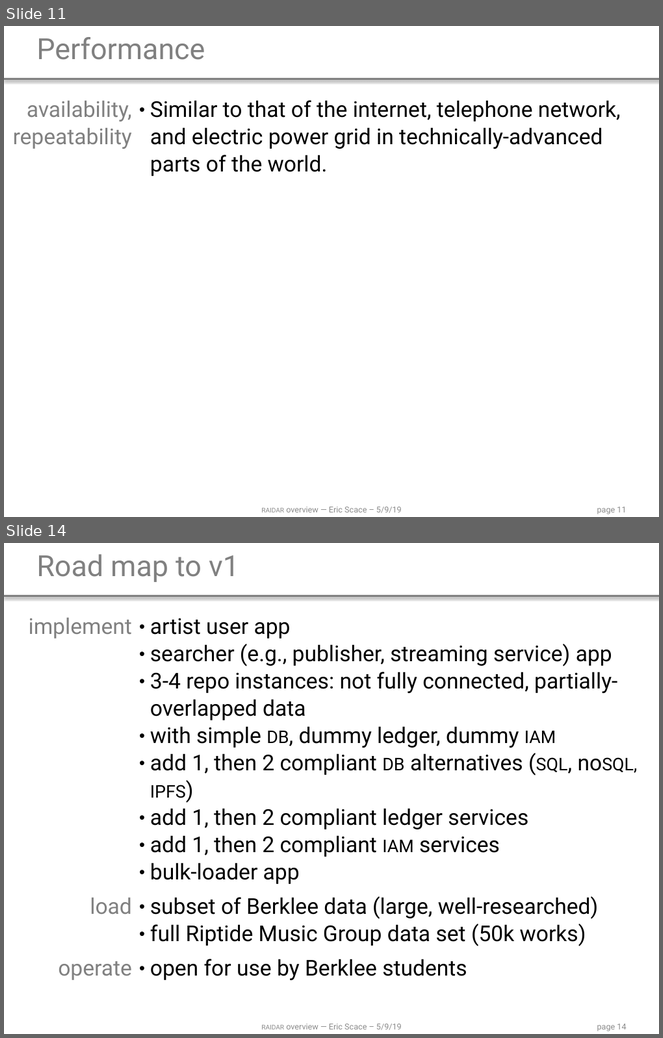
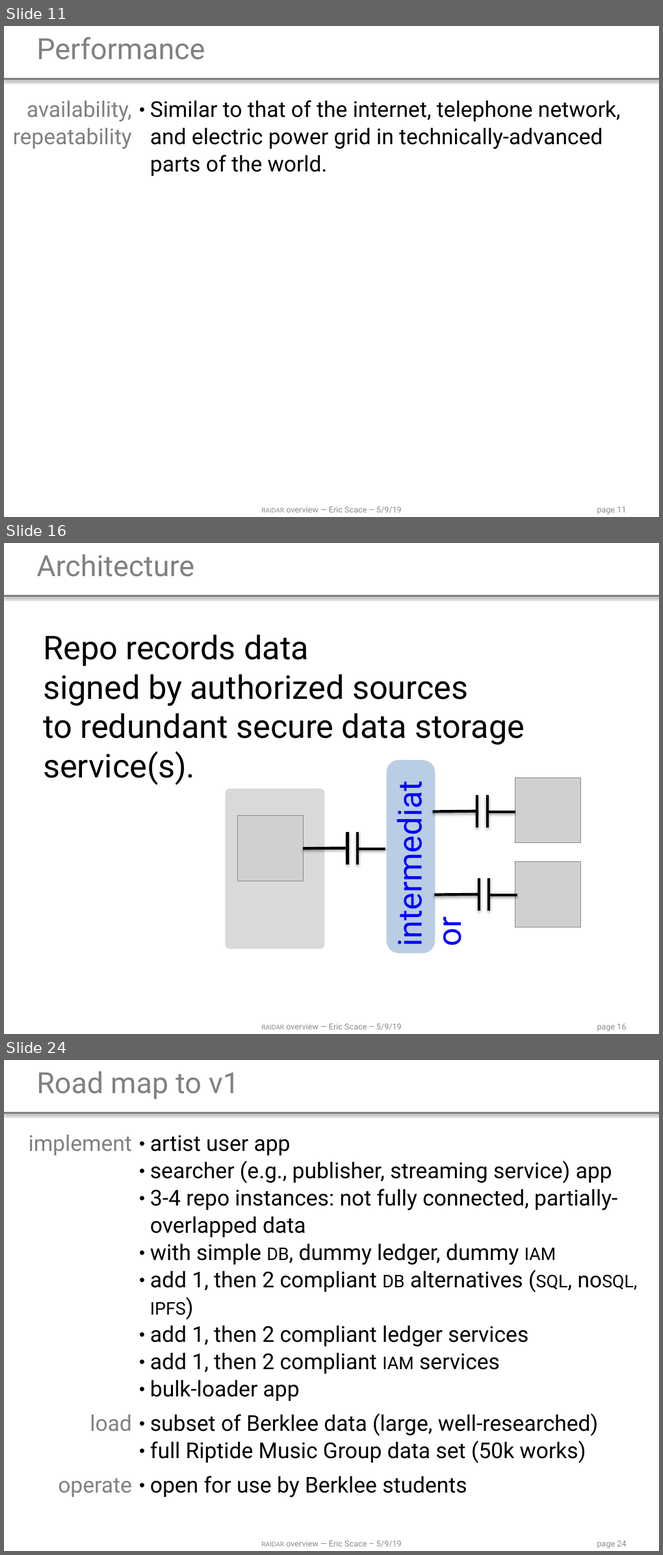
Before and after one commit to ldnovak/RAIDAR, a slide deck: docs/2019 05 10 presentation/2019 05 10 overview.pptx. Shown one above the other, each under a label of ours: slides 11 and 14 before the commit, slides 11, 16 and 24 after it; the slides between them are not shown. The pictures are 663x1038 and 663x1555 pixels, drawn with LibreOffice and Linux fonts; fonts in the diff are those of the drawing; grey boxes stand for pictures. Boxes give left, top, right and bottom in pixels: in the first picture for what was removed or moved away, otherwise in the second. Text is boxed around its words. In the diff, an @@ line names an element or a change of style, - is before the commit and + after.

Commit message:
add architecture diagrams & commentary
ref #11

```diff
--- a/docs/2019 05 10 presentation/2019 05 10 overview.pptx
+++ b/docs/2019 05 10 presentation/2019 05 10 overview.pptx
@@ slide 16 added at box(4, 543, 659, 1034), background #FFFFFF; not listed: 3 template elements that a slide beside it also shows @@
@@ title added at box(36, 554, 194, 577), 32 pt, text #808080 @@
+Architecture
@@ text added at box(43, 635, 525, 785), 36 pt, text #000000 @@
+Repo records data
+signed by authorized sources
+to redundant secure data storage service(s).
@@ text added at box(386, 759, 432, 954), 36 pt, text #0000FF @@
+intermediator
@@ rounded rectangle added at box(387, 760, 435, 953), fill #B9CDE5 @@
@@ rounded rectangle added at box(226, 789, 325, 949), fill #D9D9D9 @@
@@ picture added at box(516, 778, 581, 843) @@
@@ group added at box(432, 795, 516, 828): 4 lines @@
@@ picture added at box(238, 816, 304, 882) @@
@@ group added at box(304, 832, 386, 865): 4 lines @@
@@ picture added at box(516, 862, 581, 928) @@
@@ group added at box(434, 878, 517, 911): 4 lines @@
@@ what was slide 14 is now slide 24 @@
@@ page number at box(597, 1541, 626, 1549): text changed @@
-page 14
+page 24
```
Also in this commit, not shown: 1 slide changed, 10 other slides added, 1 slide removed.
